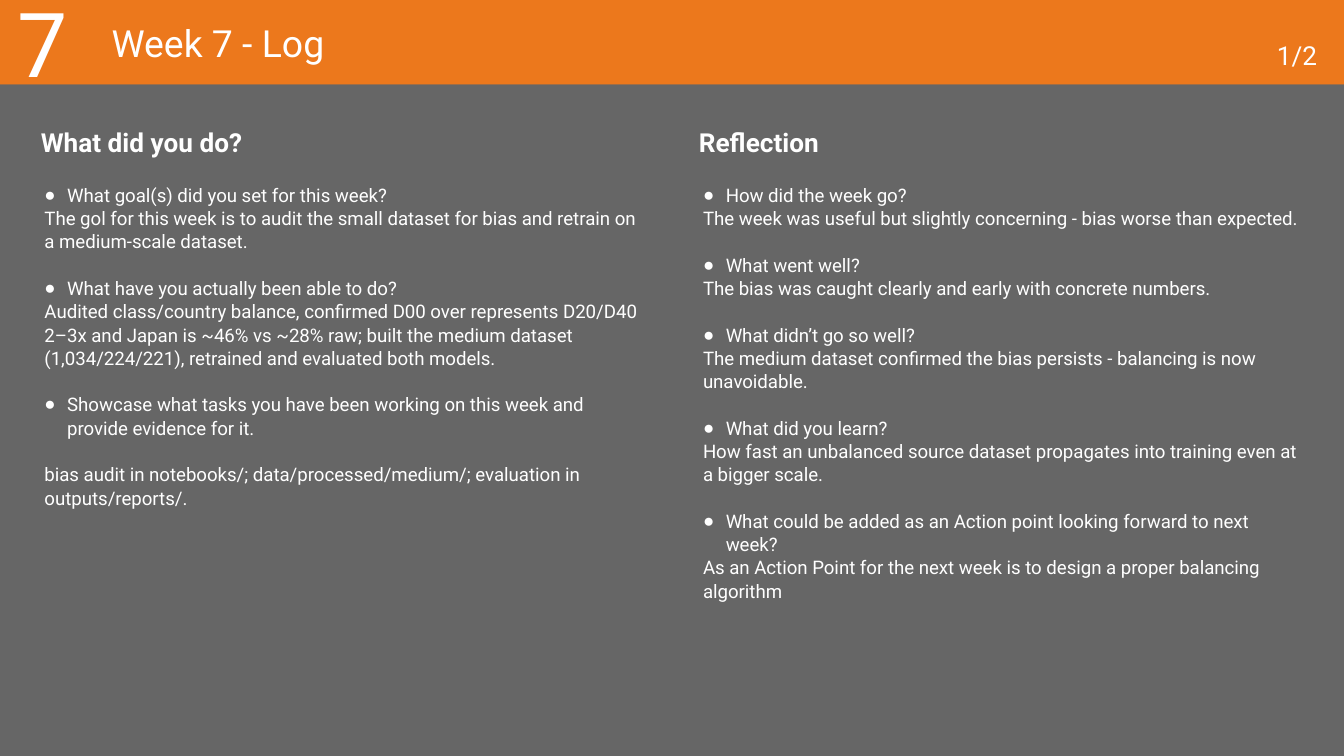
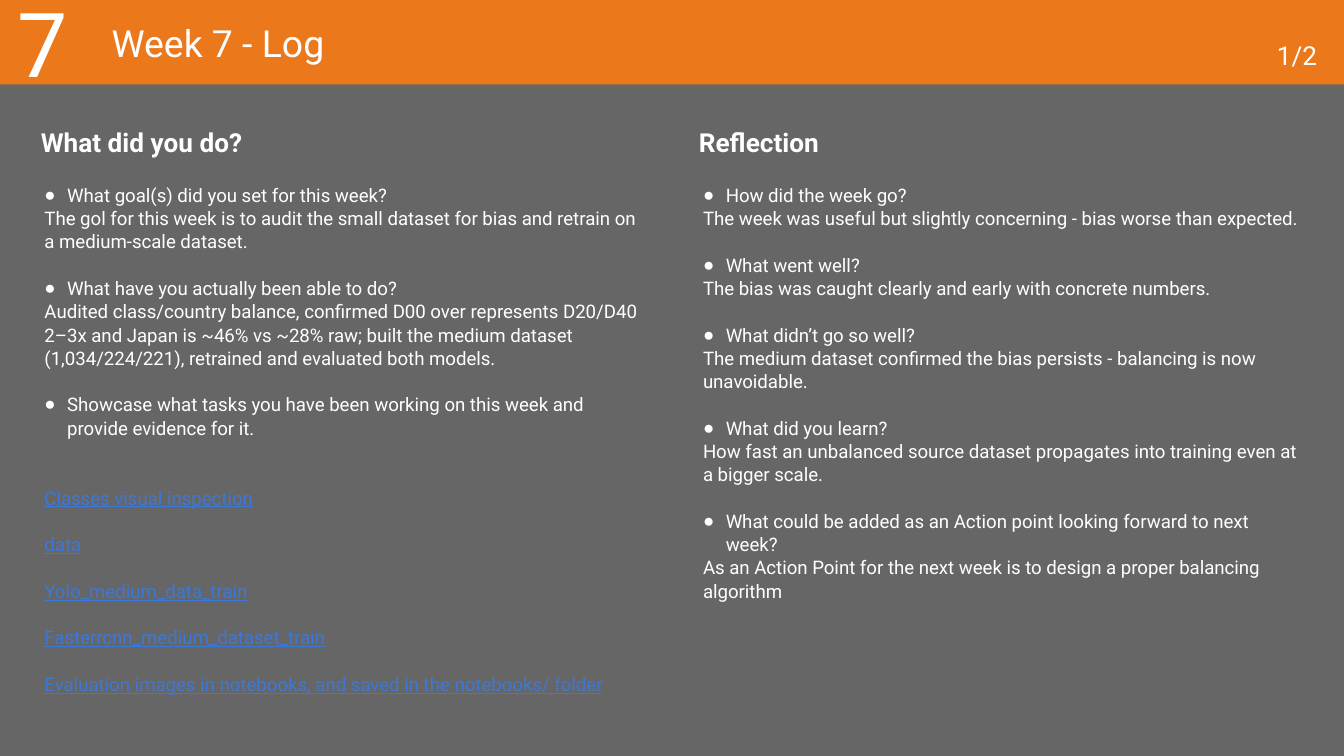
Before and after one commit to VladislavStoimenov235030/Vladislav_Stoimenov_Graduation_Project_25_26, a slide deck: slide 21 of thesis/evidencing/2026-27 Learning Log Graduation Project.pptx. Drawn at 1344x756 pixels with LibreOffice and Linux fonts; fonts in the diff are those of the drawing. Boxes give left, top, right and bottom in pixels: in the first picture for what was removed or moved away, otherwise in the second. Text is boxed around its words. In the diff, an @@ line names an element or a change of style, - is before the commit and + after.

```diff
--- a/thesis/evidencing/2026-27 Learning Log Graduation Project.pptx
+++ b/thesis/evidencing/2026-27 Learning Log Graduation Project.pptx
@@ text at box(44, 491, 602, 695): text changed; text colour #FFFFFF to #3C78D8 @@
-bias audit in notebooks/; data/processed/medium/; evaluation in outputs/reports/.
+Classes visual inspection
+data
+Yolo_medium_data_train
+Fasterrcnn_medium_dataset_train
+Evaluation images in notebooks, and saved in the notebooks/ folder
```
Also in this commit, not shown: 18 other slides changed, 2 other files.
